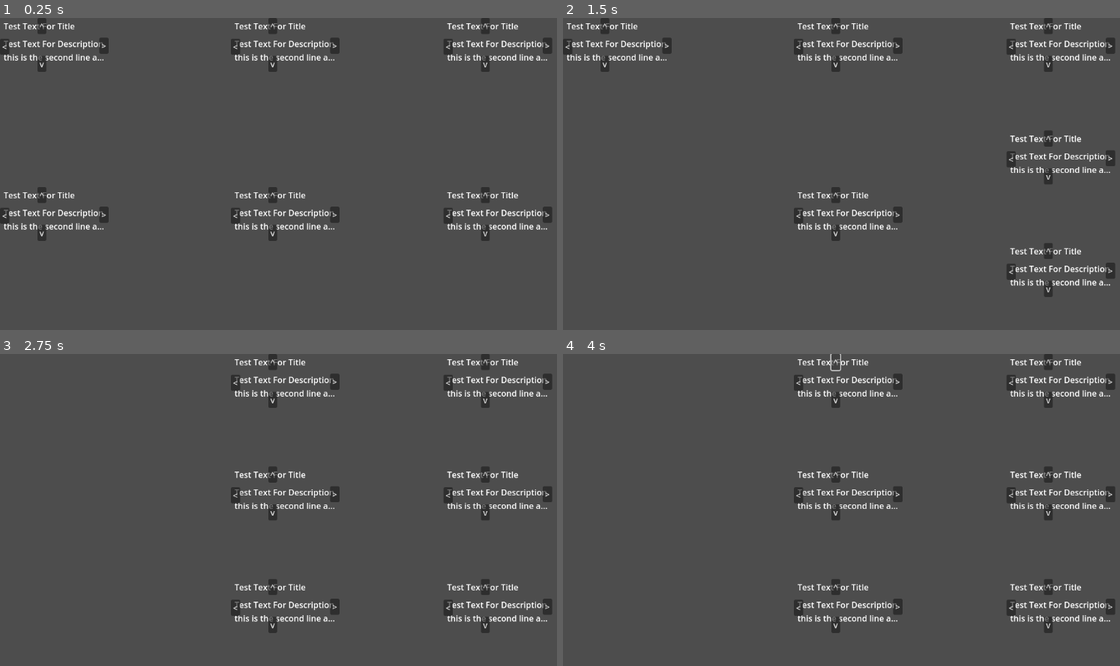
Above: before the commit, frames 1-4 (two rows, left to right).
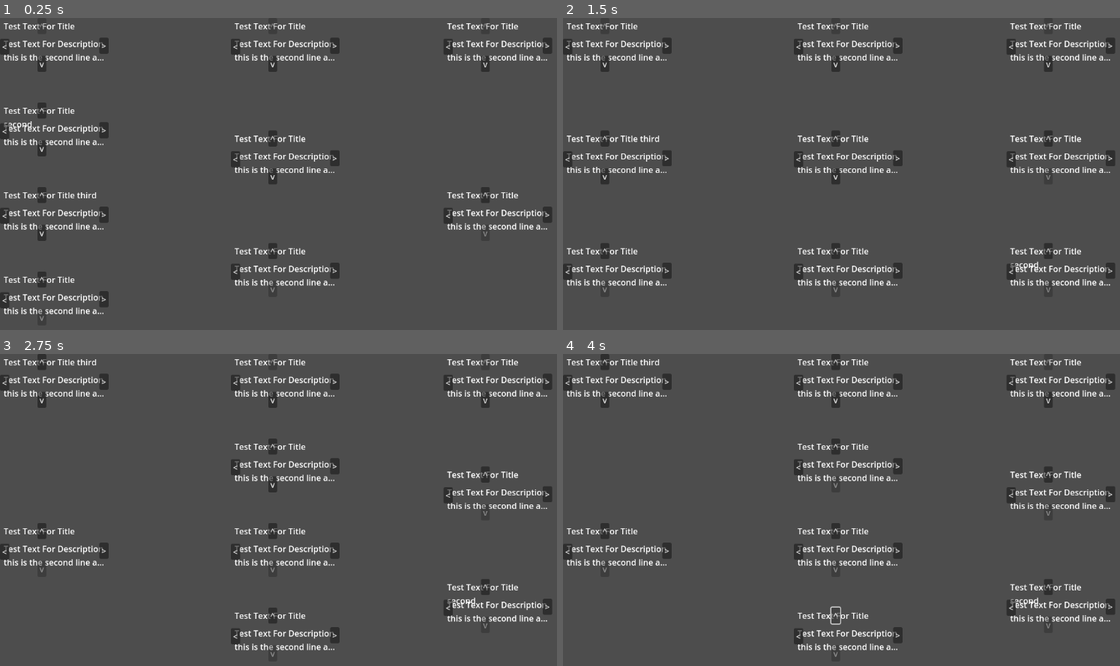
Above: after the commit, the same moments.

Repository: pandapanda135/todo_list
Game: Godot game, scene res://ui_test.tscn
Same seed, same stepped clock (60 frames per second), same inputs: the game is played once before the commit and once after it. The project has no main scene, so this scene is started directly.
Inputs:
- Up to frame 1 (0.25 s): no input
- Up to frame 2 (1.5 s): click "^" at 0.5 s; click "<" at 1.25 s
- Up to frame 3 (2.75 s): click ">" at 2 s
- Up to frame 4 (4 s): click "v" at 2.75 s; click "^" at 3.5 s

The runs differ from the first frame. In frame 1, 3.6% of the frame differs, in the area x 0-88%, y 1-98%; in frame 2, 3.6%; in frame 3, 4.9%, in the area x 0-88%, y 0-98%; in frame 4, 4.9%.

Commit message:
added vertical moving of nodes

Diff:
--- a/node_script.gd
+++ b/node_script.gd
@@ -9,20 +9,12 @@
 
 @export var json_file:String = ""
 
-#these are here to stop a warning because it was annoying
-var up_arrow_signal: int
-var left_arrow_singal: int
-var right_arrow_signal: int
-var down_arrow_signal: int
-
 func _ready():
-	up_arrow_signal = up_arrow.pressed.connect(check_node_position.bind(up_arrow))
-	left_arrow_singal = left_arrow.pressed.connect(check_node_position.bind(left_arrow))
-	right_arrow_signal = right_arrow.pressed.connect(check_node_position.bind(right_arrow))
-	down_arrow_signal = down_arrow.pressed.connect(check_node_position.bind(down_arrow))
-
-func slider_changed(value, node):
-	print_debug(value, ' ', node)
+	var _up_arrow_signal:int = up_arrow.pressed.connect(check_node_position.bind(up_arrow))
+	var _left_arrow_singal:int = left_arrow.pressed.connect(check_node_position.bind(left_arrow))
+	var _right_arrow_signal:int = right_arrow.pressed.connect(check_node_position.bind(right_arrow))
+	var _down_arrow_signal:int = down_arrow.pressed.connect(check_node_position.bind(down_arrow))
+	check_arrow_viablility()
 
 func check_node_position(clicked_node) -> void:
 	print("running move_node with",clicked_node)
@@ -37,27 +29,65 @@
 					print("asfgjfsgjfgsj")
 				Gui.collection_3:
 					print("FGDHFGSDHFGH")
+			move_node_vertical(false)
 		left_arrow:
-			move_match(self,Gui.collections_array[2],Gui.collections_array[0],Gui.collections_array[1])
+			move_match(Gui.collections_array[2],Gui.collections_array[0],Gui.collections_array[1])
 			print(left_arrow,"was used in signal")
 		right_arrow:
 			print(right_arrow,"was used in signal")
-			move_match(self,Gui.collections_array[1],Gui.collections_array[2],Gui.collections_array[0])
+			move_match(Gui.collections_array[1],Gui.collections_array[2],Gui.collections_array[0])
 		down_arrow:
+			move_node_vertical(true)
 			print(down_arrow,"was used in signal")
 		_:
 			print("match do nothing as in brokey")
 	print("PARENT OF NODE",self.get_parent())
 
-func move_match(first_function:Node,second_first:Node,second_second:Node,second_third:Node) -> void:
+func move_match(second_first:Node,second_second:Node,second_third:Node) -> void:
 	match self.get_parent():
 		Gui.collection_1:
-			move_node(first_function,second_first)
+			move_node_horizontal(second_first)
 		Gui.collection_2:
-			move_node(first_function,second_second)
+			move_node_horizontal(second_second)
 		Gui.collection_3:
-			move_node(first_function,second_third)
+			move_node_horizontal(second_third)
 
-func move_node(node: Node, new_parent:Node) -> void:
-	node.get_parent().remove_child(node)
-	new_parent.add_child(node)
+#CONSIDER:maybe add something that makes it so it keeps it current index in the collection on move?
+func move_node_horizontal(new_parent:Node) -> void:
+	self.reparent(new_parent)
+	check_arrow_viablility()
+
+func move_node_vertical(Down:bool) -> void:
+	var parent = get_parent()
+	var current_index:int = self.get_index()
+	if Down == true:
+		parent.move_child(self,current_index + 1)
+	else:
+		parent.move_child(self,current_index - 1)
+	check_arrow_viablility()
+
+#look if there is a node above or below current node if so then keep button enabled else set disabled
+func check_arrow_viablility() -> void:
+	var child_nodes:Array = get_parent().get_children()
+	# print("nfgs",child_nodes)
+	# print("FGIUHDGFSHIU",child_nodes[- 1])
+	if self in child_nodes:
+		var node_index:int = child_nodes.find(self)
+		var node_index_1:int = node_index + 1
+		# print(child_nodes[node_index - 1])
+		if child_nodes[node_index - 1] != child_nodes[-1]:
+			print("up not disabled")
+			up_arrow.disabled = false
+		else:
+			print("up disabled")
+			up_arrow.disabled = true
+
+		print(node_index + 1," this is the diff ",child_nodes.size())
+		if node_index_1 < child_nodes.size():
+			print("down not disabled")
+			down_arrow.disabled = false
+		else:
+			print("down disabled")
+			down_arrow.disabled = true
+	else:
+		print("real big issue if this is triggers")
--- a/scripts/save_system.gd
+++ b/scripts/save_system.gd
@@ -115,6 +115,7 @@
 		label_title.text = save_String
 		label_description.text = save_String_2
 
+# TODO: Change this to not spawn in root anymore (maybe send path to put as arg of function?)
 func add_and_change_made_nodes(save_number:int) -> void:
 	var root:Node = get_tree().get_root()
 	var node_scene:Control = preload("res://individual_node_test.tscn").instantiate() #hard coded and bad incase I want to use other type of node but idk how this works anymore
--- a/ui_test.tscn
+++ b/ui_test.tscn
@@ -23,6 +23,19 @@
 [node name="Control2" parent="Collection1" instance=ExtResource("1_8cr15")]
 layout_mode = 2
 
+[node name="Label" parent="Collection1/Control2" index="0"]
+text = "Test Text For Title
+second"
+
+[node name="Control3" parent="Collection1" instance=ExtResource("1_8cr15")]
+layout_mode = 2
+
+[node name="Label" parent="Collection1/Control3" index="0"]
+text = "Test Text For Title third"
+
+[node name="Control4" parent="Collection1" instance=ExtResource("1_8cr15")]
+layout_mode = 2
+
 [node name="Collection2" type="VFlowContainer" parent="."]
 layout_mode = 0
 offset_left = 444.0
@@ -33,6 +46,9 @@
 layout_mode = 2
 
 [node name="Control2" parent="Collection2" instance=ExtResource("1_8cr15")]
+layout_mode = 2
+
+[node name="Control3" parent="Collection2" instance=ExtResource("1_8cr15")]
 layout_mode = 2
 
 [node name="Collection3" type="VFlowContainer" parent="."]
@@ -46,3 +62,6 @@
 
 [node name="Control2" parent="Collection3" instance=ExtResource("1_8cr15")]
 layout_mode = 2
+
+[editable path="Collection1/Control2"]
+[editable path="Collection1/Control3"]
